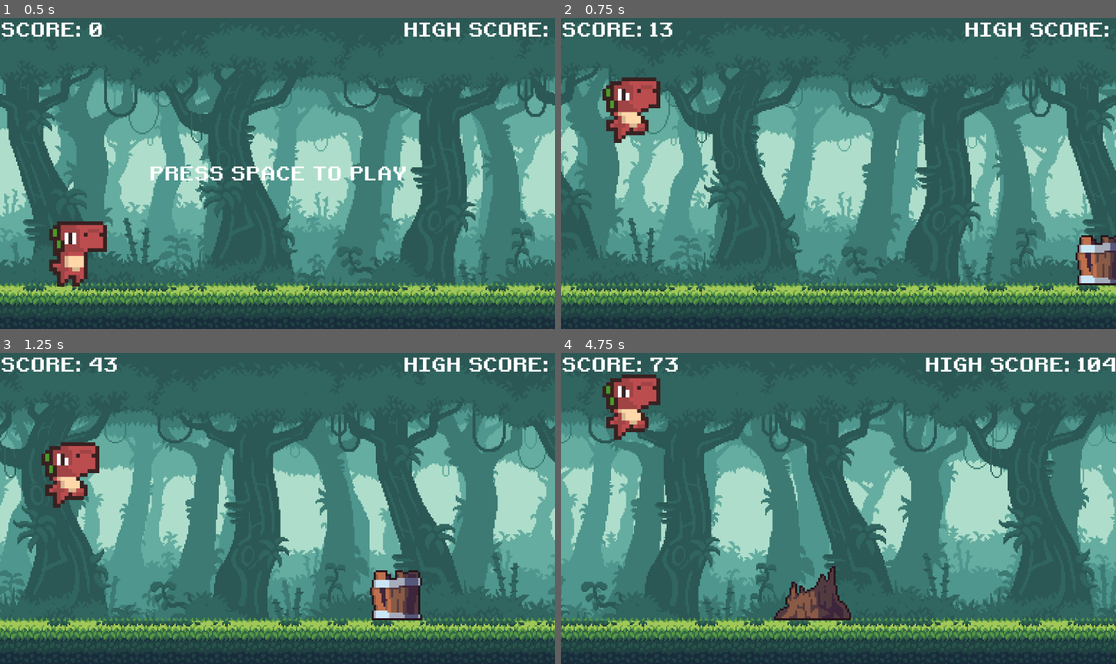
Above: before the commit, frames 1-4 (two rows, left to right).
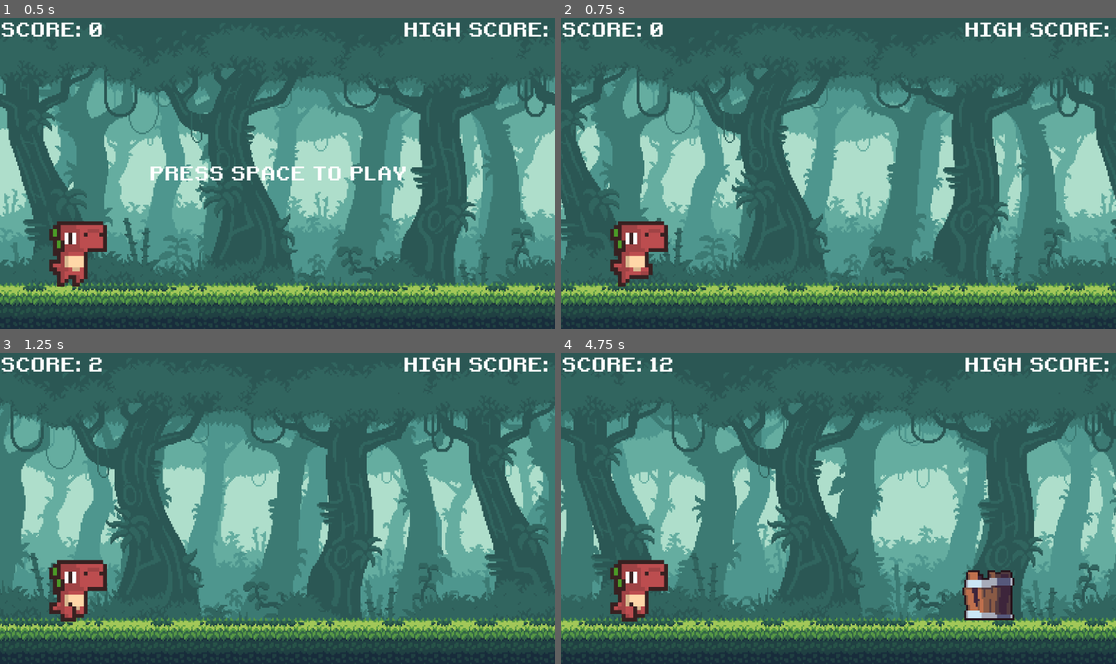
Above: after the commit, the same moments.

Repository: kraftw/Offline-Dinosaur-Game
Game: Godot game, scene res://scenes/main.tscn
The game is run twice, just before and just after one commit, with the same random seed, the same clock (stepped at 60 frames per second) and the same inputs.
Inputs (mouse positions are in pixels of both pictures, inside the frame that each line leads up to):
- Up to frame 1 (0.5 s): no input
- Up to frame 2 (0.75 s): tap Space at 0.5 s; hold Enter (ui_accept) from 0.53 s (still down)
- Up to frame 3 (1.25 s): keep holding Enter (ui_accept)
- Up to frame 4 (4.75 s): release Enter (ui_accept) at 1.28 s; tap Enter (ui_accept) at 1.35, 1.52, 1.82, 3.6, 3.77, 4.07 s; hold Down (ui_down) 2.03-2.75 s; hold Enter (ui_accept) 2.03-2.75 s; click (838, 508) at 2.75 s, where only the run before the commit has a clickable "RESTART"; tap Space at 3.5 s; hold Enter (ui_accept) from 4.28 s (still down)

Frame 1 is identical in both runs. In frame 2, 44% of the frame differs, in the area x 0-100%, y 1-93%; in frame 3, 52%; in frame 4, 52%.

Commit message:
Game Tweaks

Diff:
--- a/scenes/bird.gd
+++ b/scenes/bird.gd
@@ -1,4 +1,4 @@
 extends Area2D
 
 func _process(delta):
-	position.x -= get_parent().speed / 2
+	position.x -= get_parent().speed / 4
--- a/scenes/dino.gd
+++ b/scenes/dino.gd
@@ -1,6 +1,6 @@
 extends CharacterBody2D
 
-const GRAVITY : int = 4200
+const GRAVITY : int = 5200
 const JUMP_SPEED : int = -1800
 
 func _physics_process(delta):
@@ -10,7 +10,7 @@
 			$AnimatedSprite2D.play("idle")
 		else:
 			$RunCollision.disabled = false
-			if Input.is_action_pressed("ui_accept"):
+			if Input.is_action_just_pressed("ui_accept"):
 				velocity.y = JUMP_SPEED
 				$JumpSound.play()
 			elif Input.is_action_pressed("ui_down"):
@@ -20,5 +20,7 @@
 				$AnimatedSprite2D.play("run")
 	else:
 		$AnimatedSprite2D.play("jump")
+		if Input.is_action_just_released("ui_accept") and velocity.y < (JUMP_SPEED / 2):
+			velocity.y = JUMP_SPEED / 2
 
 	move_and_slide()
--- a/scenes/main.gd
+++ b/scenes/main.gd
@@ -7,7 +7,7 @@
 var bird_scene = preload("res://scenes/bird.tscn")
 var obstacle_types := [stump_scene, rock_scene, barrel_scene]
 var obstacles : Array
-var bird_heights := [200, 390]
+var bird_heights := [350, 500]
 
 # game variables
 const DINO_START_POS := Vector2i(150, 485)
@@ -15,12 +15,12 @@
 var difficulty
 const MAX_DIFFICULTY : int = 2
 var score : int
-const SCORE_MODIFIER : int = 10
-var high_score : int
+const SCORE_MODIFIER : int = 100
+@export var high_score : int
 var speed : float
-const START_SPEED : float = 10.0
-const MAX_SPEED : int = 25
-const SPEED_MODIFIER : int = 5000
+const START_SPEED : float = 5.0
+const MAX_SPEED : int = 10
+const SPEED_MODIFIER : int = 10000
 var screen_size : Vector2i
 var ground_height : int
 var game_running : bool
@@ -97,16 +97,16 @@
 			obs = obs_type.instantiate()
 			var obs_height = obs.get_node("Sprite2D").texture.get_height()
 			var obs_scale = obs.get_node("Sprite2D").scale
-			var obs_x : int = screen_size.x + score + 100 + (i * 100)
+			var obs_x : int = screen_size.x + score + 1000 + (i * 100)
 			var obs_y : int = screen_size.y - ground_height - (obs_height * obs_scale.y / 2) + 5
 			last_obs = obs
 			add_obs(obs, obs_x, obs_y)
 		# additionally random chance to spawn a bird
 		if difficulty == MAX_DIFFICULTY:
-			if (randi() % 2) == 0:
+			if (randi() % 4) == 0:
 				# generate bird obstacles
 				obs = bird_scene.instantiate()
-				var obs_x : int = screen_size.x + score + 100
+				var obs_x : int = screen_size.x + score + 200
 				var obs_y : int = bird_heights[randi() % bird_heights.size()]
 				add_obs(obs, obs_x, obs_y)
 
